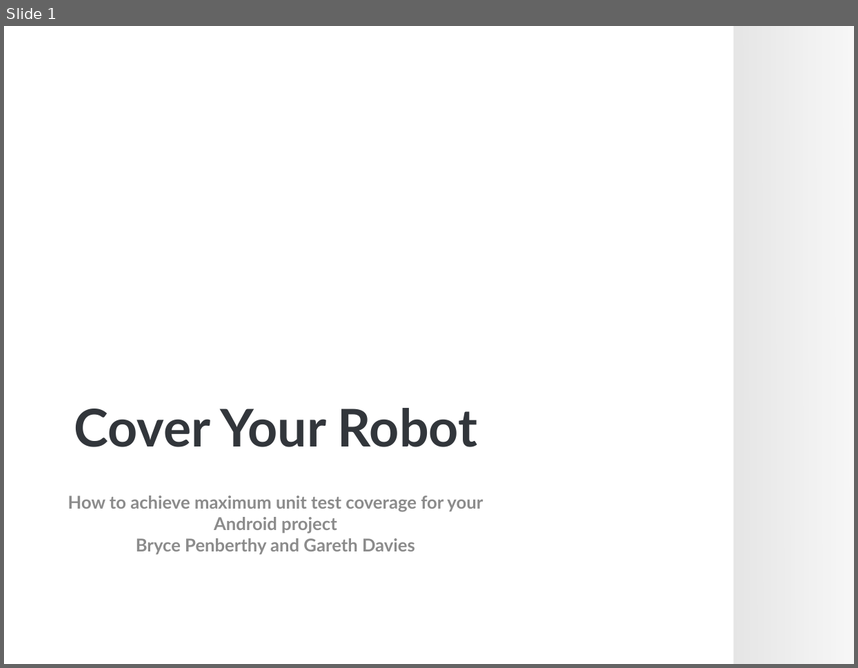
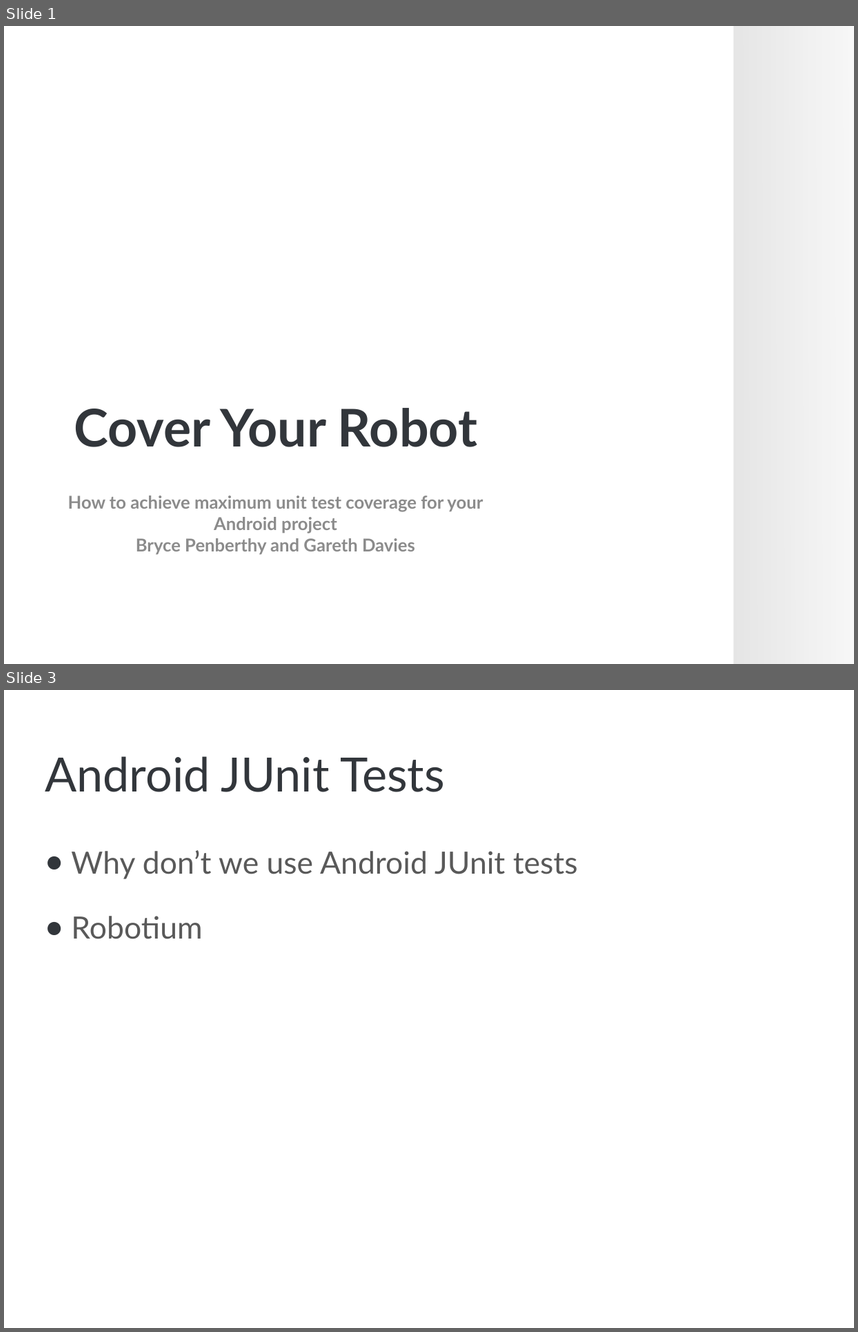
Before and after one commit to brycep/thomas, a slide deck: thomas-android/src/main/presentations/Unit Testing.pptx. Shown one above the other, each under a label of ours: slide 1 before the commit, slides 1 and 3 after it; the slides between them are not shown. The pictures are 858x668 and 858x1332 pixels, drawn with LibreOffice and Linux fonts; fonts in the diff are those of the drawing; background and template pictures are left out. Boxes give left, top, right and bottom in pixels: in the first picture for what was removed or moved away, otherwise in the second. Text is boxed around its words. In the diff, an @@ line names an element or a change of style, - is before the commit and + after.

```diff
--- a/thomas-android/src/main/presentations/Unit Testing.pptx
+++ b/thomas-android/src/main/presentations/Unit Testing.pptx
@@ slide 3 added at (4, 690, 854, 1328), background picture (left out) @@
@@ title added at (45, 756, 445, 792), 40 pt, text #32363B @@
+Android JUnit Tests
@@ text added at (71, 850, 578, 939), 26 pt, text #595959 @@
+● Why don’t we use Android JUnit tests
+● Robotium
```
Also in this commit, not shown: 9 other slides added.
